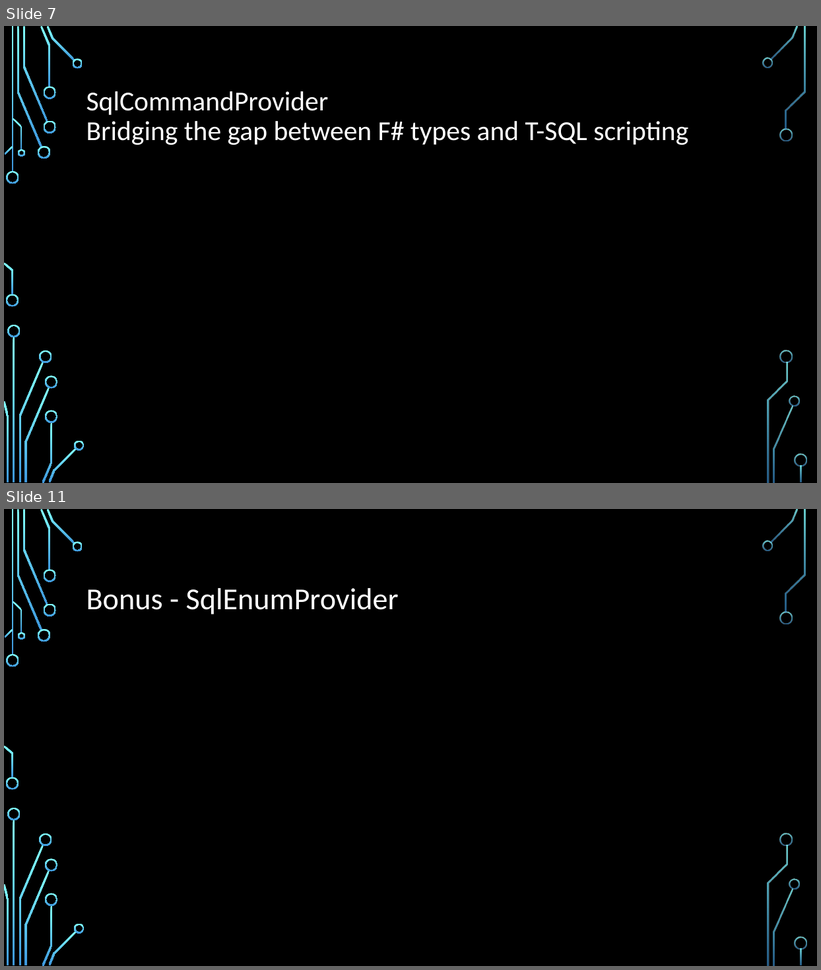
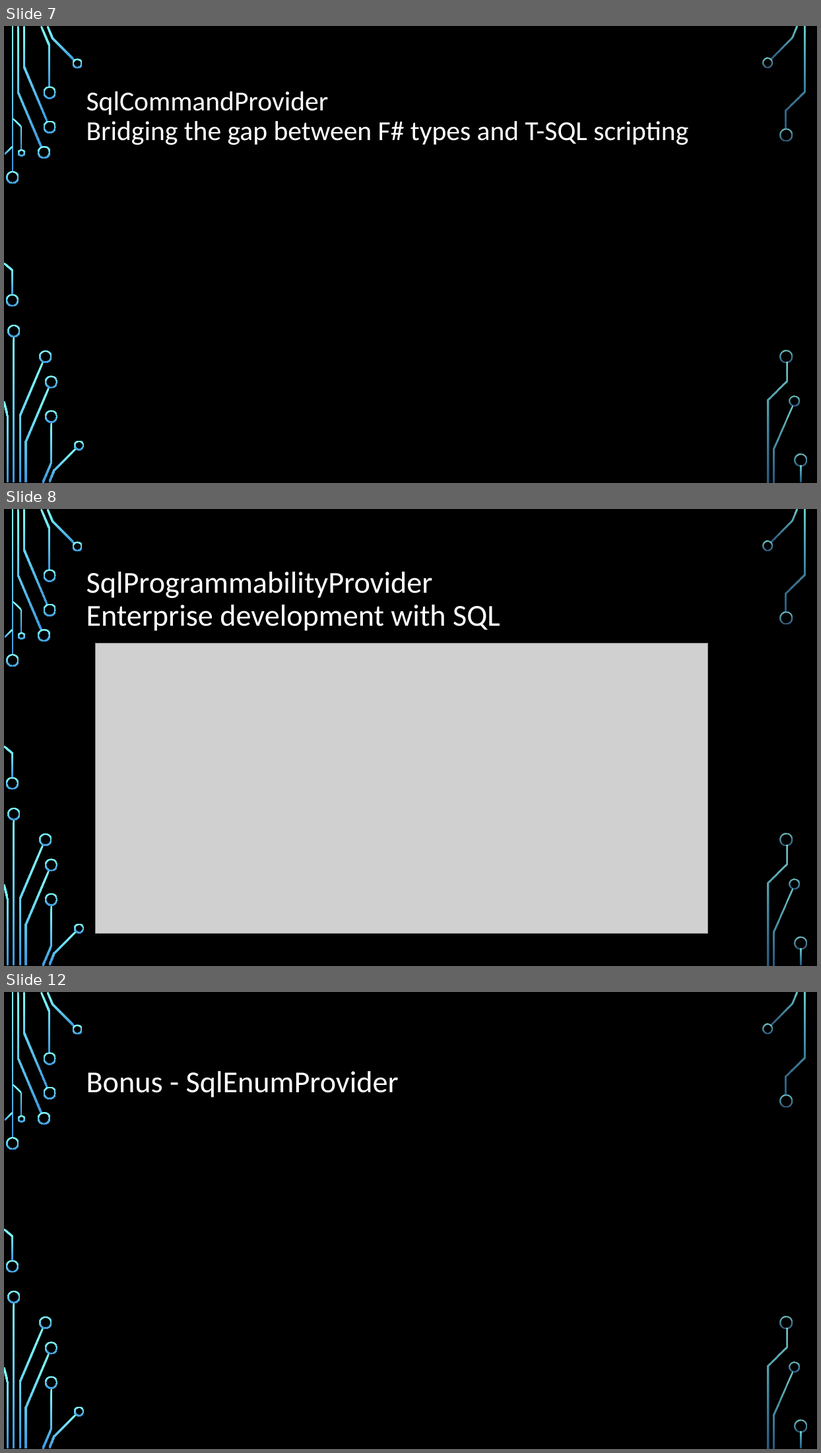
Before and after one commit to fsprojects/FSharp.Data.SqlClient, a slide deck: presentations/NYC F# UG. 2014-08-26.pptx. Shown one above the other, each under a label of ours: slides 7 and 11 before the commit, slides 7, 8 and 12 after it; the slides between them are not shown. The pictures are 821x970 and 821x1453 pixels, drawn with LibreOffice and Linux fonts; fonts in the diff are those of the drawing; grey boxes stand for pictures; background and template pictures are left out. Boxes give left, top, right and bottom in pixels: in the first picture for what was removed or moved away, otherwise in the second. Text is boxed around its words. In the diff, an @@ line names an element or a change of style, - is before the commit and + after.

```diff
--- a/presentations/NYC F# UG. 2014-08-26.pptx
+++ b/presentations/NYC F# UG. 2014-08-26.pptx
@@ slide 8 added at (x1=4, y1=509, x2=817, y2=966), background picture (left out); not listed: 36 template elements that a slide beside it also shows @@
@@ title added at (x1=86, y1=572, x2=500, y2=631), 36 pt, text #FFFFFF @@
+SqlProgrammabilityProvider
+Enterprise development with SQL
@@ picture added at (x1=95, y1=643, x2=708, y2=933) @@
@@ what was slide 11 is now slide 12 @@
```
Also in this commit, not shown: 2 slides changed, 1 other slide added, 1 slide removed, 4 other files.
